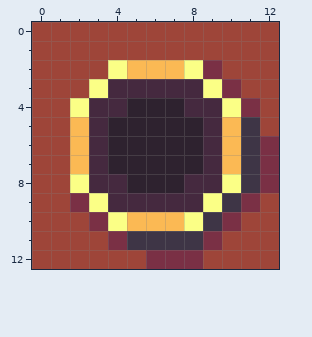
A pixel-art sprite gets an edit: src/css/textbox.png. This is how it looked before the edit.
The file is 52x52 pixels, drawn in blocks of 4x4; one block is one cell here.
New version:
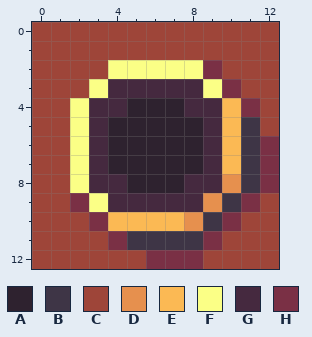
Palette (. is transparent): A #2e222f  B #3e3546  C #9e4539  D #e6904e  E #fbb954  F #fbff86  G #45293f  H #7a3045
What changed:
Colour F gives way to colour D in row 8 at x 10; in row 9 at x 9; in row 10 at x 8.
Colour F gives way to colour E in row 4 at x 10; in row 10 at x 4.
Colour E gives way to colour F in row 2 at x 5 to 7; in rows 5 to 7 at x 2.
Changed places in both pictures, as pixel boxes (x1, y1, x2, y2):
changed: (70, 60, 241, 231)
